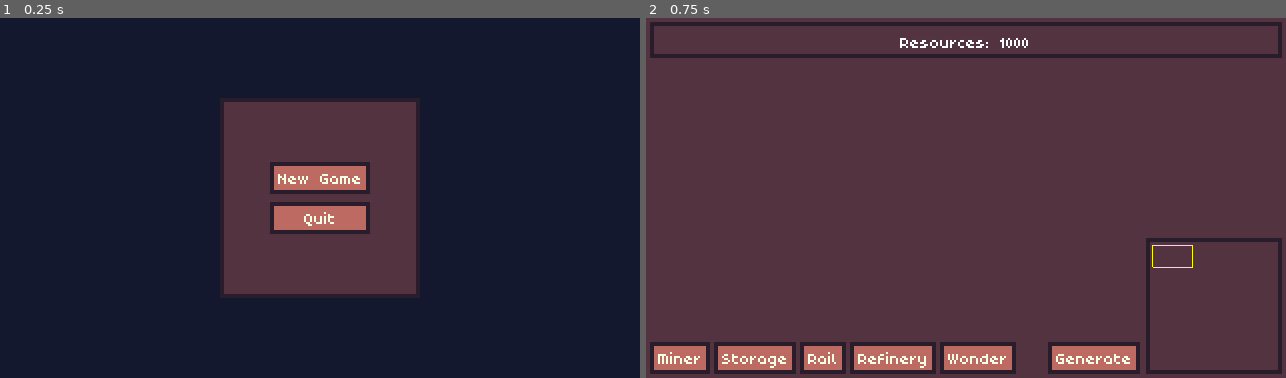
Above: before the commit, frames 1-2 (left to right).
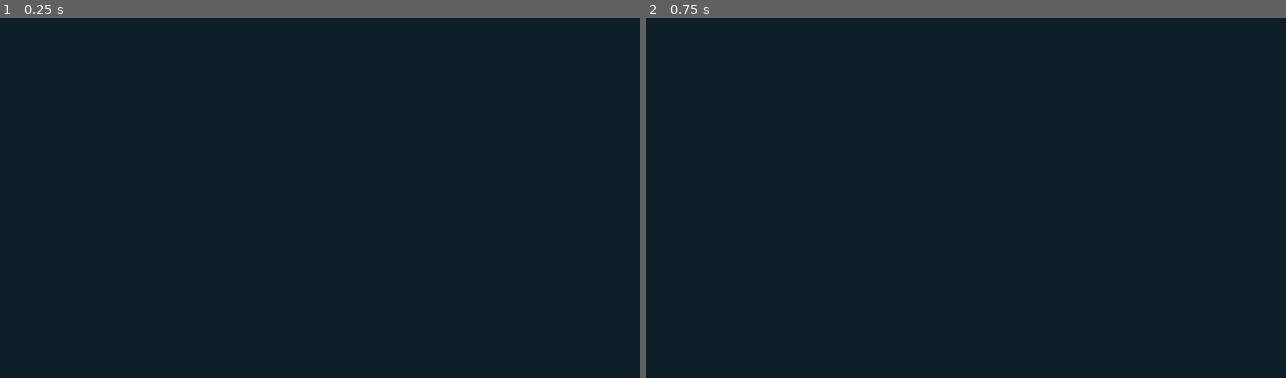
Above: after the commit, the same moments.

Repository: Byteron/floating-islands
Game: Godot game, scene res://source/menu/Splash.tscn
Two runs of this game, one before a commit and one after it. Both use one fixed random seed, a clock stepped at 60 frames per second and the inputs below. Before the commit the project starts from res://source/menu/TitleScreen.tscn.
Inputs (mouse positions are in pixels of both pictures, inside the frame that each line leads up to):
- Up to frame 1 (0.25 s): no input
- Up to frame 2 (0.75 s): click (966, 176) at 0.5 s, where only the run before the commit has a clickable "New Game"

The runs differ from the first frame. In frame 1, 17% of the frame differs, in the area x 34-66%, y 22-78%; in frame 2, 100%, in the area x 0-100%, y 0-100%.

Commit message:
added splash scene

Diff:
--- a/project.godot
+++ b/project.godot
@@ -87,7 +87,7 @@
 [application]
 
 config/name="Floating Islands"
-run/main_scene="res://source/menu/TitleScreen.tscn"
+run/main_scene="res://source/menu/Splash.tscn"
 config/icon="res://icon.png"
 
 [autoload]
--- /dev/null
+++ b/source/menu/Splash.gd
@@ -0,0 +1,32 @@
+extends Control
+
+onready var tween := $Tween as Tween
+onready var logo := $Logo
+onready var topic := $Topic
+
+
+func _input(event: InputEvent) -> void:
+	if event.is_action_pressed("ui_cancel"):
+		get_tree().change_scene("res://source/menu/TitleScreen.tscn")
+
+
+func _ready() -> void:
+	logo.modulate.a = 0
+	topic.modulate.a = 0
+	_animate()
+
+
+func _animate() -> void:
+	yield(get_tree().create_timer(1), "timeout")
+
+	tween.interpolate_property(logo, "modulate:a", 0, 1, 1, Tween.TRANS_SINE, Tween.EASE_IN_OUT)
+	tween.interpolate_property(logo, "modulate:a", 1, 0, 1, Tween.TRANS_SINE, Tween.EASE_IN_OUT, 2)
+
+	tween.interpolate_property(topic, "modulate:a", 0, 1, 1, Tween.TRANS_SINE, Tween.EASE_IN_OUT, 4)
+	tween.interpolate_property(topic, "modulate:a", 1, 0, 1, Tween.TRANS_SINE, Tween.EASE_IN_OUT, 6)
+
+	tween.start()
+
+	yield(get_tree().create_timer(8), "timeout")
+
+	get_tree().change_scene("res://source/menu/TitleScreen.tscn")
--- /dev/null
+++ b/source/menu/Splash.tscn
@@ -0,0 +1,65 @@
+[gd_scene load_steps=5 format=2]
+
+[ext_resource path="res://source/menu/Splash.gd" type="Script" id=1]
+[ext_resource path="res://graphics/images/splash/wallpaper.png" type="Texture" id=2]
+[ext_resource path="res://graphics/images/splash/gwj-wc-15.png" type="Texture" id=3]
+[ext_resource path="res://graphics/images/splash/gwj_theme-15.png" type="Texture" id=4]
+
+[node name="Splash" type="Control"]
+anchor_right = 1.0
+anchor_bottom = 1.0
+script = ExtResource( 1 )
+__meta__ = {
+"_edit_use_anchors_": false
+}
+
+[node name="Tween" type="Tween" parent="."]
+
+[node name="Background" type="ColorRect" parent="."]
+anchor_right = 1.0
+anchor_bottom = 1.0
+color = Color( 0.0509804, 0.117647, 0.160784, 1 )
+__meta__ = {
+"_edit_use_anchors_": false
+}
+
+[node name="Logo" type="TextureRect" parent="."]
+anchor_right = 1.0
+anchor_bottom = 1.0
+texture = ExtResource( 2 )
+expand = true
+stretch_mode = 1
+__meta__ = {
+"_edit_use_anchors_": false
+}
+
+[node name="Topic" type="Control" parent="."]
+anchor_right = 1.0
+anchor_bottom = 1.0
+__meta__ = {
+"_edit_use_anchors_": false
+}
+
+[node name="Theme" type="TextureRect" parent="Topic"]
+anchor_right = 1.0
+anchor_bottom = 1.0
+margin_top = 26.0
+margin_bottom = -103.0
+texture = ExtResource( 4 )
+expand = true
+stretch_mode = 6
+__meta__ = {
+"_edit_use_anchors_": false
+}
+
+[node name="WildCards" type="TextureRect" parent="Topic"]
+anchor_right = 1.0
+anchor_bottom = 1.0
+margin_top = 83.0
+margin_bottom = -20.0
+texture = ExtResource( 3 )
+expand = true
+stretch_mode = 6
+__meta__ = {
+"_edit_use_anchors_": false
+}
Binary file added: graphics/images/splash/gwj-wc-15.png
Not shown, added: graphics/images/splash/gwj-wc-15.png.import
Binary file added: graphics/images/splash/gwj_theme-15.png
Not shown, added: graphics/images/splash/gwj_theme-15.png.import
Binary file added: graphics/images/splash/wallpaper.png
Not shown, added: graphics/images/splash/wallpaper.png.import
